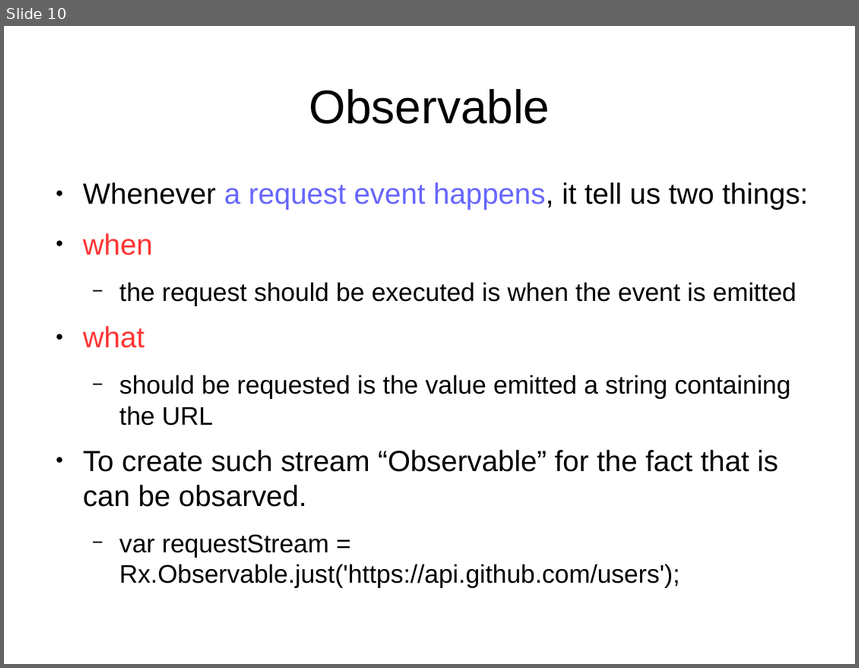
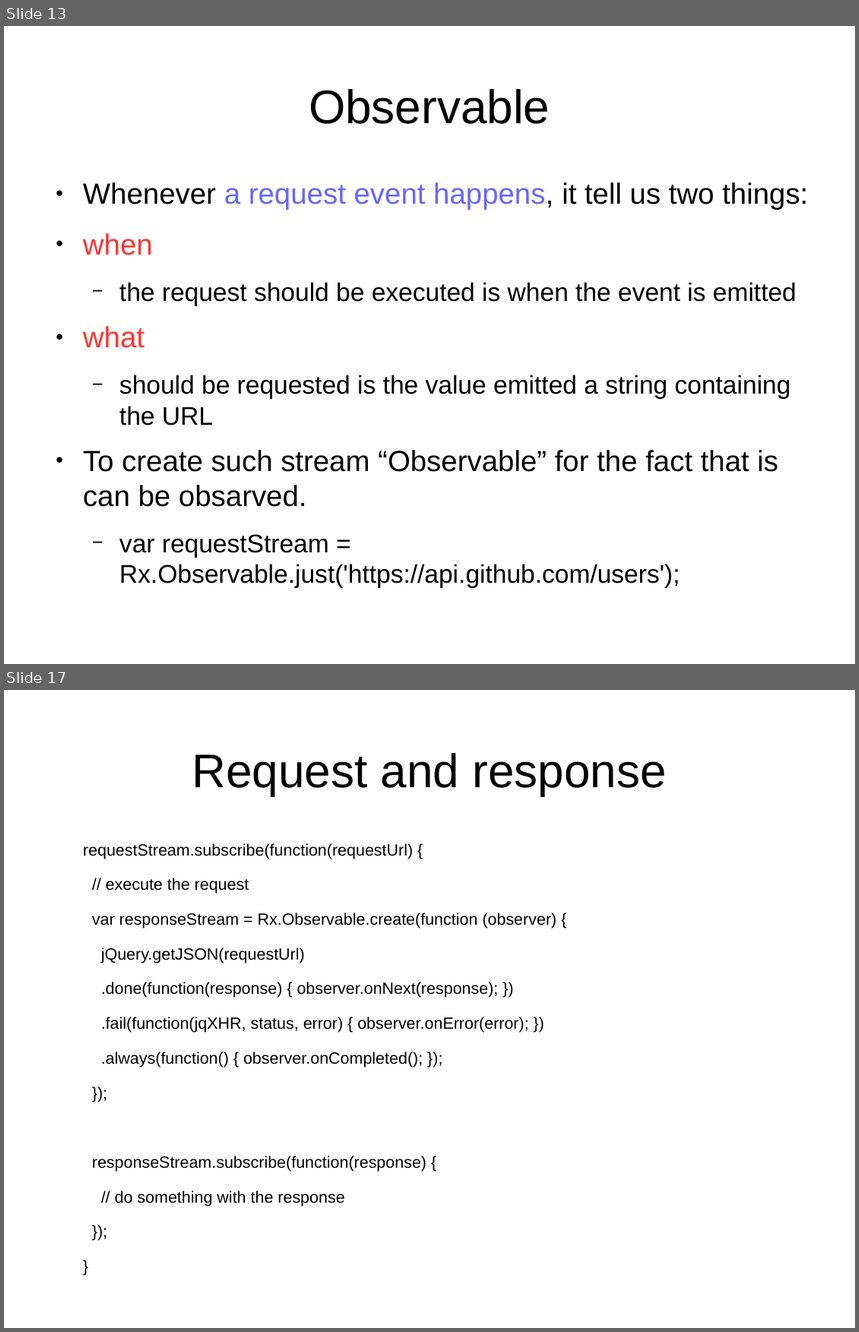
Before and after one commit to sallop/til, a slide deck: RxJS.odp. Shown one above the other, each under a label of ours: slide 10 before the commit, slides 13 and 17 after it; the slides between them are not shown. The pictures are 859x668 and 859x1332 pixels, drawn with LibreOffice and Linux fonts; fonts in the diff are those of the drawing. Boxes give left, top, right and bottom in pixels: in the first picture for what was removed or moved away, otherwise in the second. Text is boxed around its words. In the diff, an @@ line names an element or a change of style, - is before the commit and + after.

```diff
--- a/RxJS.odp
+++ b/RxJS.odp
@@ slide 17 added at bbox=[4, 690, 855, 1328], background #FFFFFF @@
@@ title added at bbox=[192, 753, 666, 796], 44 pt, text #000000 @@
+Request and response
@@ text added at bbox=[83, 844, 557, 1207], 15.2 pt, text #000000 @@
+requestStream.subscribe(function(requestUrl) {
+// execute the request
+var responseStream = Rx.Observable.create(function (observer) {
+jQuery.getJSON(requestUrl)
+.done(function(response) { observer.onNext(response); })
+.fail(function(jqXHR, status, error) { observer.onError(error); })
+.always(function() { observer.onCompleted(); });
+});
+responseStream.subscribe(function(response) {
+// do something with the response
+});
+}
@@ what was slide 10 is now slide 13 @@
```
Also in this commit, not shown: 7 slides changed, 14 other slides added.
